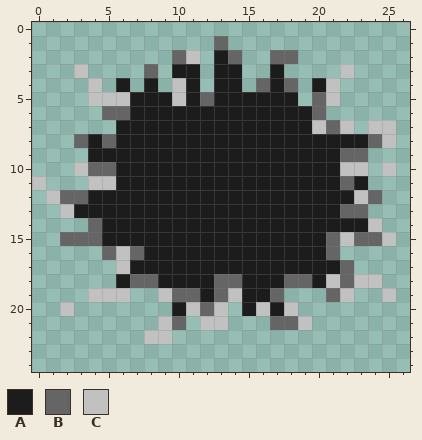
One commit to this pixel-art sprite: LoneSurvivor/GameEngine/src/main/resources/assets/portal.png. This is how it looked before the edit.
The file is 27x25 pixels.
Palette (. is transparent): A #1c1c1c  B #656565  C #c1c1c1
Pixels before, first column x 0:
 1 .............B............
 2 ..........BC.AB..BB.......
 3 ...C....B.AA.AA..A....C...
 4 ....C.A.A.CA.AA.BAB.AC....
 5 ....CCCAAACABAAAAAA.BC....
 6 .....BBAAAAAAAAAAAAAB.....
 7 ......AAAAAAAAAAAAAACBC.CC
 8 ...BABAAAAAAAAAAAAAAAAAABC
 9 ....AAAAAAAAAAAAAAAAAABB..
10 ...CBBAAAAAAAAAAAAAAAACC.C
11 C...CCAAAAAAAAAAAAAAAABA..
12 .CBBAAAAAAAAAAAAAAAAAAACB.
13 ..CAAAAAAAAAAAAAAAAAAABB..
14 ....BAAAAAAAAAAAAAAAAAAAC.
15 ..BBBAAAAAAAAAAAAAAAABCBBC
16 .....BCBAAAAAAAAAAAAAB....
17 ......CAAAAAAAAAAAAAAAB...
18 ......ABBAAAABBAAABBACBCC.
19 ....CCC..CBBABCAAB...BC..C
20 ..C.......ACBC.ACAC.......
21 .........CB.CC...BBC......
22 ........CC................
New version:
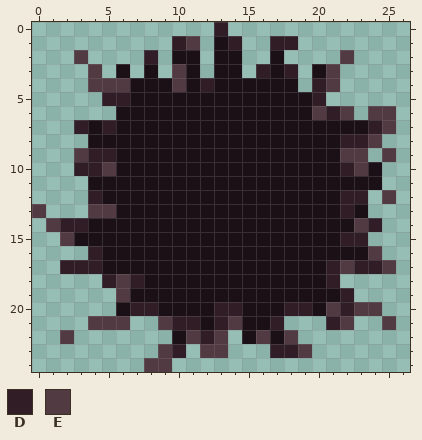
Colours new in this view: D #301d26  E #523a42
The edit:
colour A: #1c1c1c -> #1c1017
y 0: x 13 . -> D
y 1: x 10..11 .. -> DE; x 13..14 B. -> AD; x 17..18 .. -> DD
y 2: x 3 . -> E; x 8 . -> D; x 10..11 BC -> AA; x 14 B -> A; x 17..18 BB -> A.; x 22 . -> E
y 3: x 3..4 C. -> .E; x 6 . -> A; x 8 B -> A; x 10 A -> E; x 16 . -> D; x 18 . -> D; x 20..22 ..C -> AE.
y 4: x 4..7 C.A. -> EEEA; x 9..10 .C -> AE; x 12 . -> D; x 15..16 .B -> AA; x 18 B -> A; x 20..21 AC -> DE
y 5: x 4..6 CCC -> .DD; x 10 C -> A; x 12 B -> A; x 19..21 .BC -> AD.
y 6: x 5..6 BB -> .A; x 20..22 B.. -> EDE; x 24..25 .. -> EE
y 7: x 3..5 ... -> DAD; x 20..25 CBC.CC -> AAAADE
y 8: x 3 B -> .; x 5 B -> A; x 22..25 AABC -> DDE.
y 9: x 3..5 .AA -> EDD; x 22..23 BB -> EE; x 25 . -> E
y 10: x 3..5 CBB -> DDE; x 22..25 CC.C -> DEA.
y 11: x 0 C -> .; x 4..5 CC -> AA; x 22 B -> A; x 24 . -> A
y 12: x 1..4 CBBA -> ...D; x 22..25 ACB. -> DD.E
y 13: x 0 . -> E; x 2..5 CAAA -> ..EE; x 22..23 BB -> DA
y 14: x 1..4 ...B -> EDDA; x 23..24 AC -> ED
y 15: x 2..4 BBB -> EAA; x 21..25 BCBBC -> ADD..
y 16: x 4..7 .BCB -> DAAA; x 21..24 B... -> AAAE
y 17: x 2..6 ....C -> DDDAA; x 21..25 AB... -> DEDDE
y 18: x 5..8 .ABB -> DEDA; x 13..14 BB -> AA; x 18..19 BB -> AA; x 21..24 CBCC -> D...
y 19: x 4..11 CCC..CBB -> ..EAAAAA; x 13..14 BC -> AA; x 17..22 B...BC -> AAAAAD; x 25 C -> .
y 20: x 2 C -> .; x 6..9 .... -> ADDA; x 11..14 CBC. -> AADD; x 16 C -> A; x 18..24 C...... -> DDAEDEE
y 21: x 4..6 ... -> EEE; x 9..19 CB.CC...BBC -> EDDADEAAD..; x 21..22 .. -> DE; x 25 . -> E
y 22: x 2 . -> E; x 8..13 CC.... -> ..AEDE; x 15..18 .... -> AEAE
y 23: x 9..10 .. -> ED; x 12..13 .. -> EE; x 17..19 ... -> DDE
y 24: x 8..9 .. -> EE
Changed places in both pictures, as pixel boxes (x1, y1, x2, y2):
changed: (32, 22, 396, 372)
